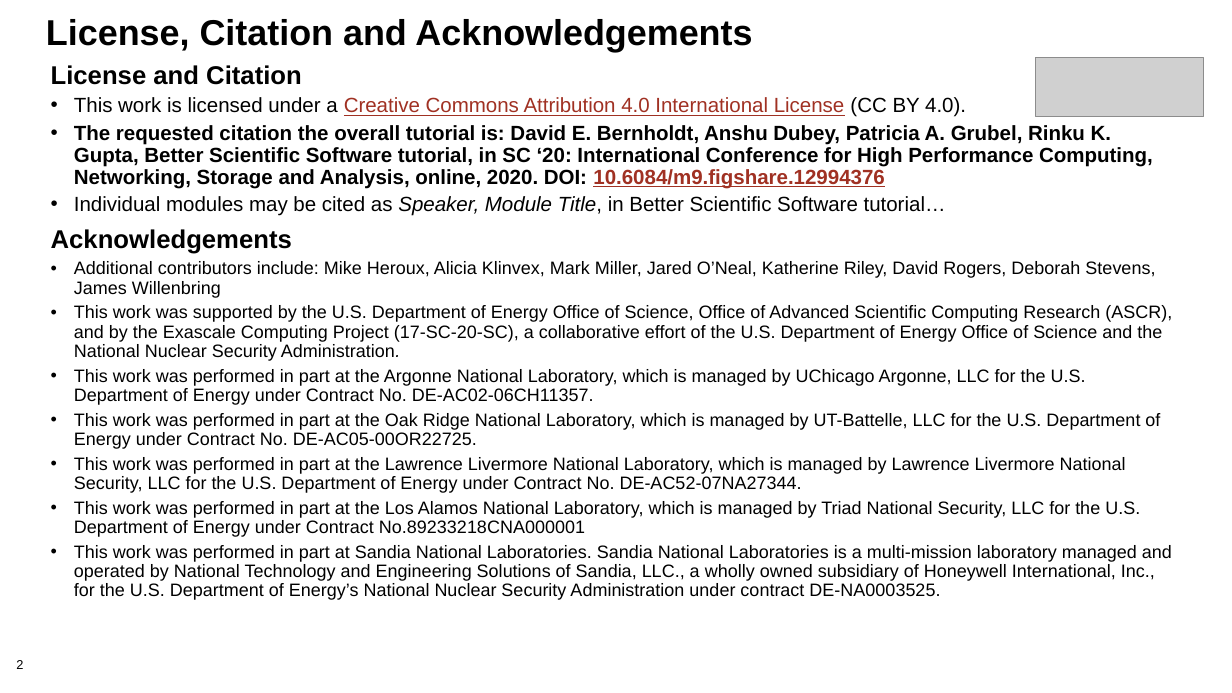
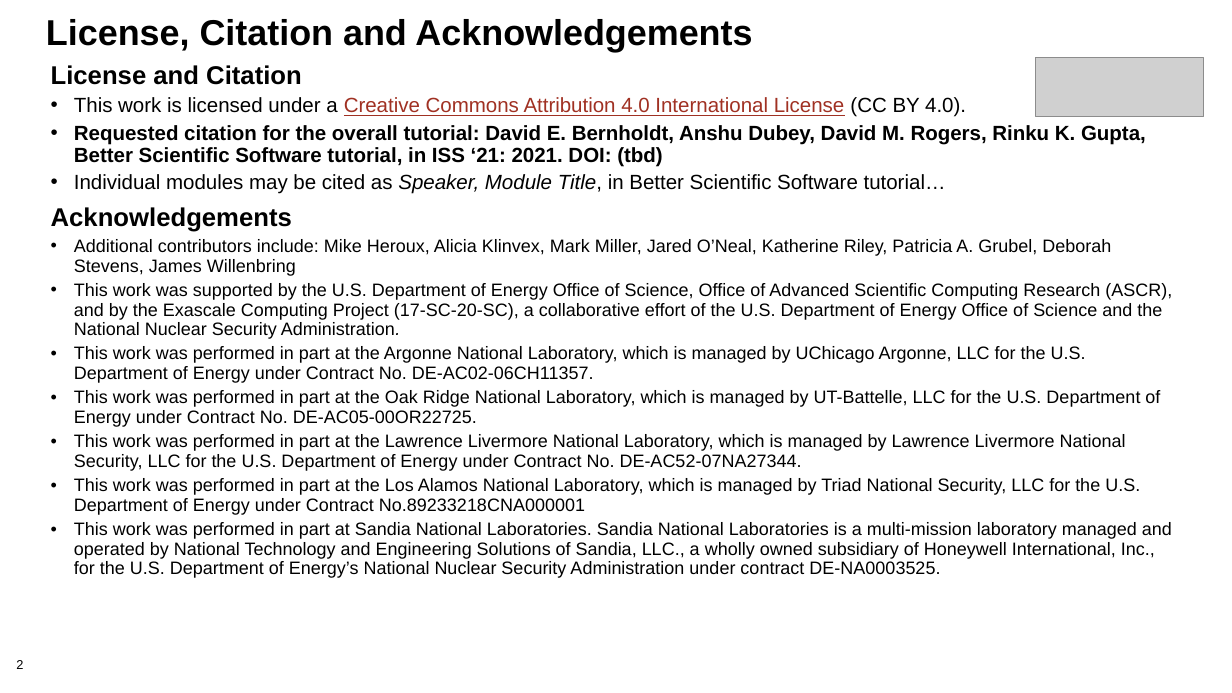
Before and after one commit to bssw-tutorial/presentations, a slide deck: slide 2 of final-presentations/2021-03-25-iss/06-testing2.pptx. Drawn at 1232x693 pixels with LibreOffice and Linux fonts; fonts in the diff are those of the drawing; grey boxes stand for pictures; background and template pictures are left out. Boxes give left, top, right and bottom in pixels: in the first picture for what was removed or moved away, otherwise in the second. Text is boxed around its words. In the diff, an @@ line names an element or a change of style, - is before the commit and + after.

```diff
--- a/final-presentations/2021-03-25-iss/06-testing2.pptx
+++ b/final-presentations/2021-03-25-iss/06-testing2.pptx
@@ text at [74,125,1146,167]: text changed @@
-• The requested citation the overall tutorial is: David E. Bernholdt, Anshu Dubey, Patricia A. Grubel, Rinku K. Gupta, Better Scientific Software tutorial, in SC ‘20: International Conference for High Performance Computing, Networking, Storage and Analysis, online, 2020. DOI: 10.6084/m9.figshare.12994376
+• Requested citation for the overall tutorial: David E. Bernholdt, Anshu Dubey, David M. Rogers, Rinku K. Gupta, Better Scientific Software tutorial, in ISS ‘21: 2021. DOI: (tbd)
@@ text at [74,239,1111,276]: text changed @@
-• Additional contributors include: Mike Heroux, Alicia Klinvex, Mark Miller, Jared O’Neal, Katherine Riley, David Rogers, Deborah Stevens, James Willenbring
+• Additional contributors include: Mike Heroux, Alicia Klinvex, Mark Miller, Jared O’Neal, Katherine Riley, Patricia A. Grubel, Deborah Stevens, James Willenbring
```
Also in this commit, not shown: 7 other slides changed, 5 slides added.
